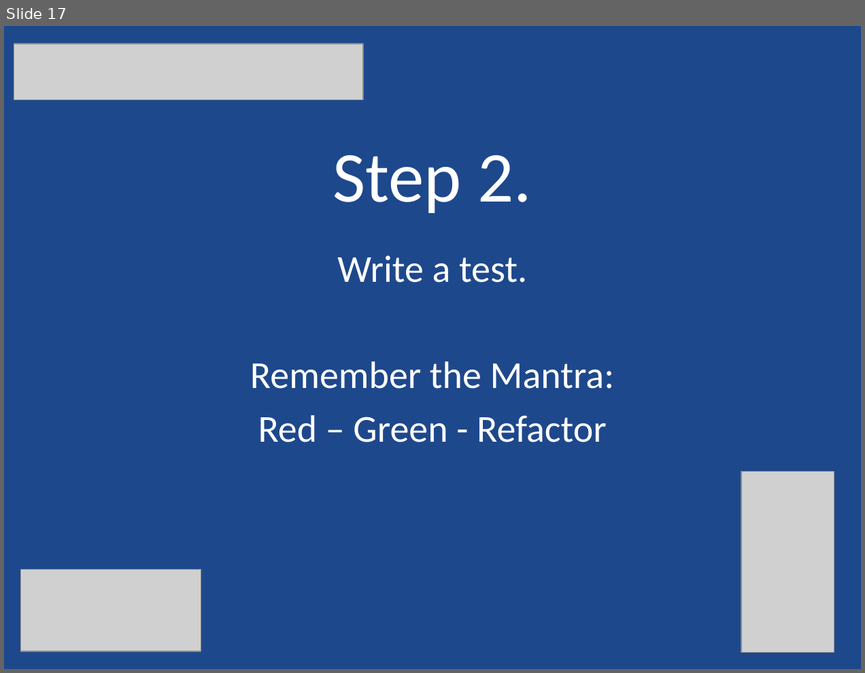
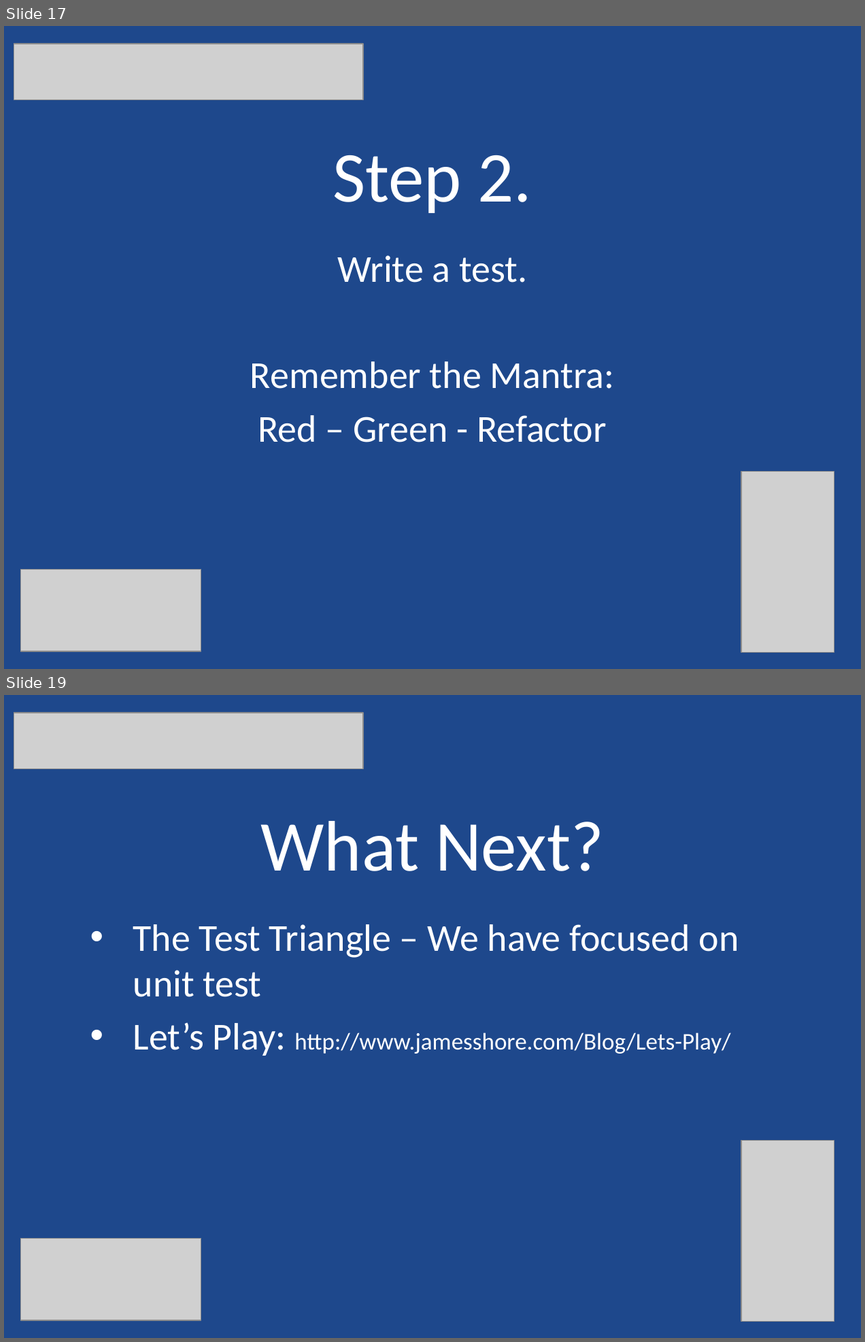
Before and after one commit to Cookie1981/PayDaveLoans, a slide deck: TTD Workshop.pptx. Shown one above the other, each under a label of ours: slide 17 before the commit, slides 17 and 19 after it; the slides between them are not shown. The pictures are 865x673 and 865x1342 pixels, drawn with LibreOffice and Linux fonts; fonts in the diff are those of the drawing; grey boxes stand for pictures. Boxes give left, top, right and bottom in pixels: in the first picture for what was removed or moved away, otherwise in the second. Text is boxed around its words. In the diff, an @@ line names an element or a change of style, - is before the commit and + after.

```diff
--- a/TTD Workshop.pptx
+++ b/TTD Workshop.pptx
@@ slide 19 added at (4,695,861,1338), background #1E488C @@
@@ picture added at (14,713,363,770) @@
@@ title added at (261,821,604,871), 60 pt, text #FFFFFF @@
+What Next?
@@ subtitle added at (133,924,739,1055), 32 pt, text #FFFFFF @@
+• The Test Triangle – We have focused on unit test
+• Let’s Play: http://www.jamesshore.com/Blog/Lets-Play/
@@ picture added at (741,1140,834,1321) @@
@@ picture added at (21,1238,201,1321) @@
```
Also in this commit, not shown: 2 other slides added.
